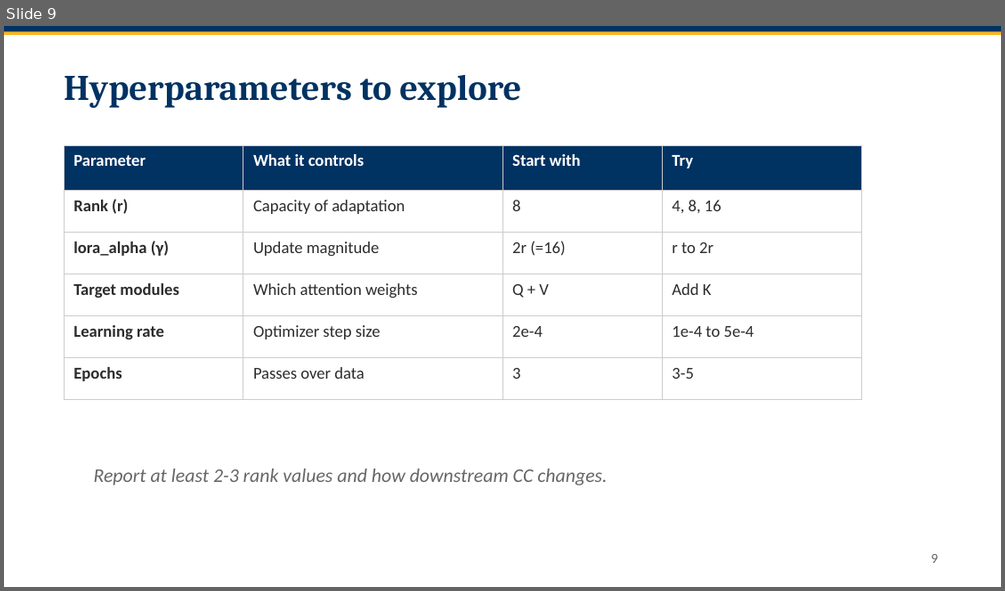
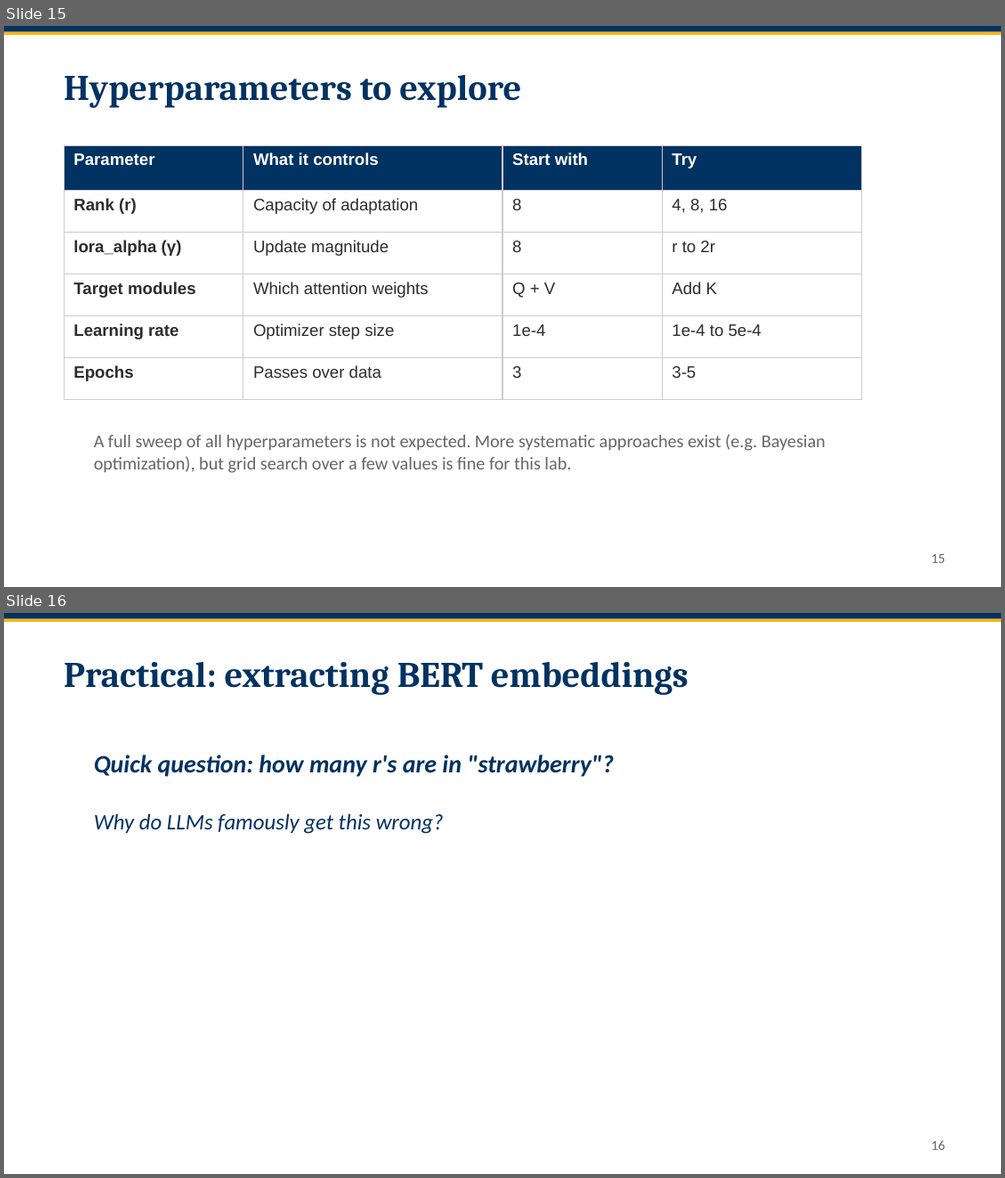
Before and after one commit to smrichardson/stat214, a slide deck: 26-214-discussion-week-13.pptx. Shown one above the other, each under a label of ours: slide 9 before the commit, slides 15 and 16 after it. The pictures are 1005x591 and 1005x1178 pixels, drawn with LibreOffice and Linux fonts; fonts in the diff are those of the drawing. Boxes give left, top, right and bottom in pixels: in the first picture for what was removed or moved away, otherwise in the second. Text is boxed around its words. In the diff, an @@ line names an element or a change of style, - is before the commit and + after.

```diff
--- a/26-214-discussion-week-13.pptx
+++ b/26-214-discussion-week-13.pptx
@@ slide 16 added at box(4, 613, 1001, 1174), background #FFFFFF @@
@@ rectangle added at box(4, 613, 1001, 619), fill #003262 @@
@@ rectangle added at box(4, 619, 1001, 622), fill #FDB515 @@
@@ text added at box(64, 662, 688, 695), 26 pt, text #003262, bold @@
+Practical: extracting BERT embeddings
@@ text added at box(94, 755, 614, 834), 18 pt, text #003262, bold, italic @@
+Quick question: how many r's are in "strawberry"?
+Why do LLMs famously get this wrong?
@@ page number added at box(931, 1140, 946, 1150), 10 pt, text #666666 @@
+16
@@ what was slide 9 is now slide 15 @@
@@ slide 15 changed as well @@
@@ table at box(64, 145, 861, 473) @@
-row 3, column 3: 2r (=16)
+row 3, column 3: 8
-row 5, column 3: 2e-4
+row 5, column 3: 1e-4
@@ font Calibri to Arial @@
@@ borders changed @@
@@ text added at box(94, 434, 825, 473), 13 pt, text #666666 @@
+A full sweep of all hyperparameters is not expected. More systematic approaches exist (e.g. Bayesian optimization), but grid search over a few values is fine for this lab.
@@ text removed at box(94, 468, 607, 485) @@
-Report at least 2-3 rank values and how downstream CC changes.
@@ page number at box(931, 554, 946, 563): text changed @@
-9
+15
```
Also in this commit, not shown: 8 other slides changed, 7 other slides added, 3 other files.
